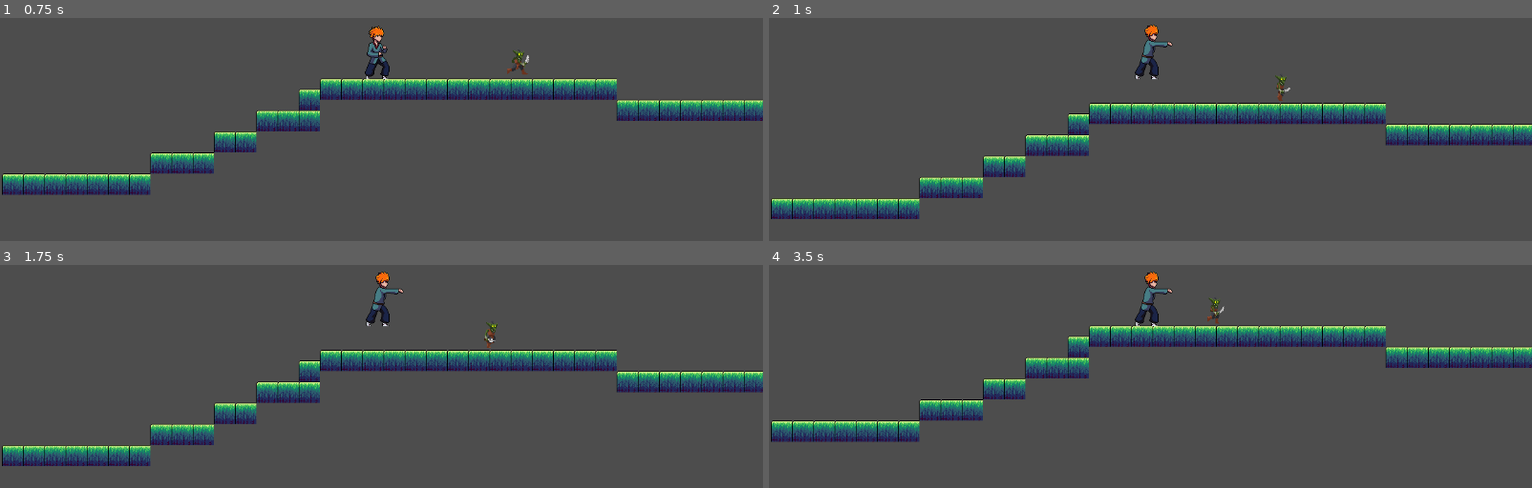
Above: before the commit, frames 1-4 (two rows, left to right).
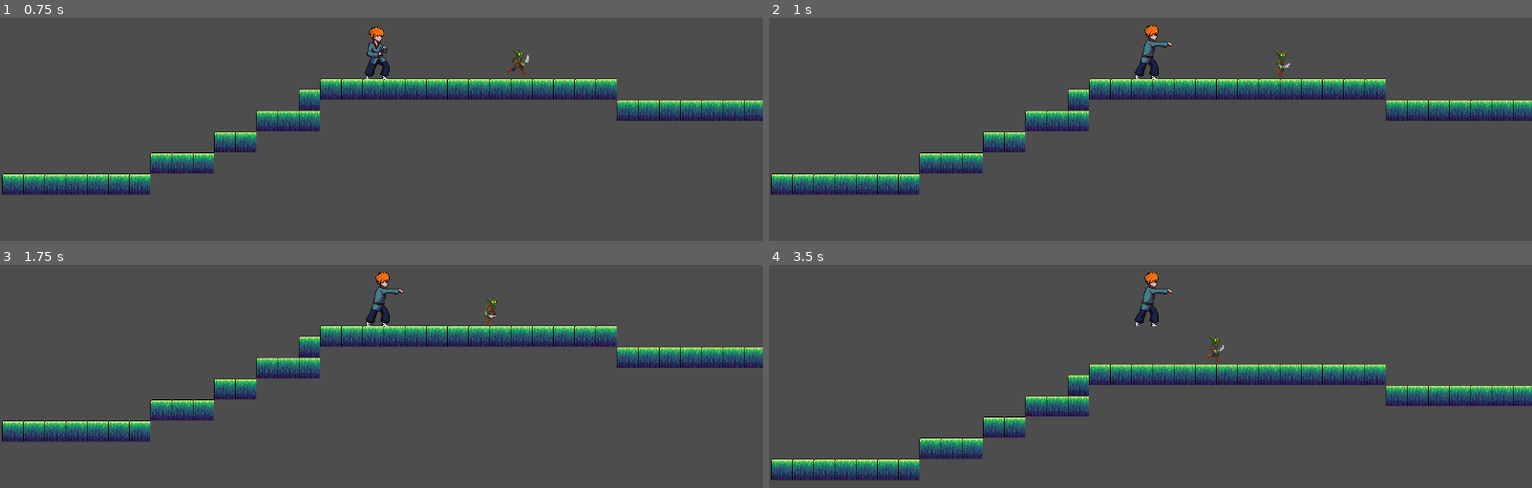
Above: after the commit, the same moments.

Repository: ansh33430w/Foolish-adventure
Game: Godot game, scene res://check.tscn
Same seed, same stepped clock (60 frames per second), same inputs: the game is played once before the commit and once after it.
Inputs (mouse positions are in pixels of both pictures, inside the frame that each line leads up to):
- Up to frame 1 (0.75 s): tap Enter at 0.5 s; move the mouse to (outside the picture) at 0.52 s; hold Up from 0.53 s (still down); click (outside the picture) at 0.6 s
- Up to frame 2 (1 s): keep holding Up; tap Space (jump) at 0.77 s
- Up to frame 3 (1.75 s): keep holding Up; move the mouse to (228, 305) at 1.27 s; click (228, 305) at 1.35 s; tap Space (jump) at 1.52 s
- Up to frame 4 (3.5 s): move the mouse to (outside the picture) at 2.02 s; release Up at 2.03 s; hold Right (left) 2.03-2.78 s; hold Shift (run) 2.03-2.78 s; click (outside the picture) at 2.3 s; move the mouse to (1112, 367) at 2.77 s; hold Up from 2.78 s (still down); tap Alt at 2.85 s; tap Space (jump) at 3.02 s; click (1112, 367) at 3.05 s

Frame 1 is identical in both runs. In frame 2, 19% of the frame differs, in the area x 0-100%, y 14-91%; in frame 3, 19%; in frame 4, 20%, in the area x 0-100%, y 14-97%.

Commit message:
done changes and goblin is now moving towards player ..

Diff:
--- a/scripts/character_body_2d.gd
+++ b/scripts/character_body_2d.gd
@@ -30,7 +30,7 @@
 enum states {idle,walk,run,atk1,atk2,atk3,huet,death ,fall , jump
 }
 var state:states = states.idle
-
+var hitbox_token = 0
 
 func _ready() -> void:
 	collision_shape_2d.disabled = true
@@ -68,7 +68,7 @@
 
 
 func controlls()-> void :
-	if state == states.huet or state == states.death:
+	if state == states.huet or state == states.death or inaction:
 		return
 	if Input.is_action_just_pressed("jump") and is_on_floor():
 		velocity.y = jumppower
@@ -83,7 +83,7 @@
 func checkatk() -> void:
 	if atkcombo == 0:
 		attack(1)
-	else:
+	elif atkcombo < 3:
 		atking = true
 
 
@@ -106,10 +106,13 @@
 func initialize_hitbox(step:int) -> void:
 	hitbox.scale.x = -1 if animated_sprite_2d.flip_h else 1
 	collision_shape_2d.disabled = false
+
+	hitbox_token = +1
+	var my_token = hitbox_token
 	var activetime = [0.15,0.15,0.2][step - 1 ]
 	await get_tree().create_timer(activetime).timeout
-	collision_shape_2d.disabled=true
-
+	if my_token == hitbox_token :
+		collision_shape_2d.disabled=true
 
 
 func _on_area_hitbox_entered(area:Area2D) -> void:
@@ -137,7 +140,7 @@
 	if atkcombo ==0:
 		return
 	atk_safety_timer -= delta
-	if atk_safety_timer<= 0.0:
+	if atk_safety_timer<= 0.0 and state != states.atk1 and state != states.atk2 and state != states.atk3:
 		inaction = false
 		combotime = maxcombotime
 		atkcombo = 0
@@ -196,16 +199,14 @@
 		else:
 			inaction = false
 			combotime = maxcombotime
-			if not atking:
-				atkcombo = 0
-			state=states.idle
+			atking = false
+			atkcombo = 0
+			state = states.idle
 	elif animation == "hurt":
 		inaction = false
-		state = states.idle
+		state=states.idle
 	elif animation == "death":
 		queue_free()
-
-
 
 
 
--- a/scripts/goblin.gd
+++ b/scripts/goblin.gd
@@ -91,7 +91,7 @@
 func movement(delta) -> void:
 	if state == states.hurt or state ==states.death:
 		velocity.x = 0.0
-
+		return
 	if target == null :
 		search(delta)
 		return
@@ -101,10 +101,10 @@
 		return
 	if distance <= 40 and atkcdn<= 0.0:
 		attack()
-		pass
+
 	elif distance<= 200.0:
 		hunt(delta)
-		pass
+
 	else:
 		target = null
 		search(delta)
@@ -115,7 +115,10 @@
 
 	if (checkwall and checkwall.is_colliding()) or (checkledge and  not checkledge.is_colliding()):
 		searchspd *= -1
-	velocity.x = searchdir*searchspd
+		velocity.x = searchdir*searchspd
+		animated_sprite_2d.flip_h = searchdir < 0
+		return
+	velocity.x = searchdir * searchspd
 	animated_sprite_2d.flip_h = searchdir < 0
 
 
